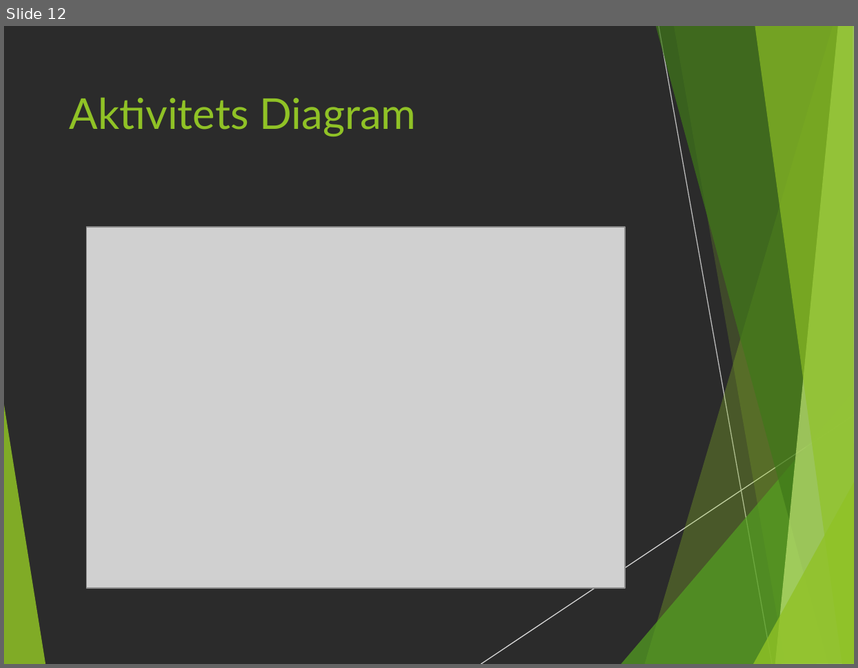
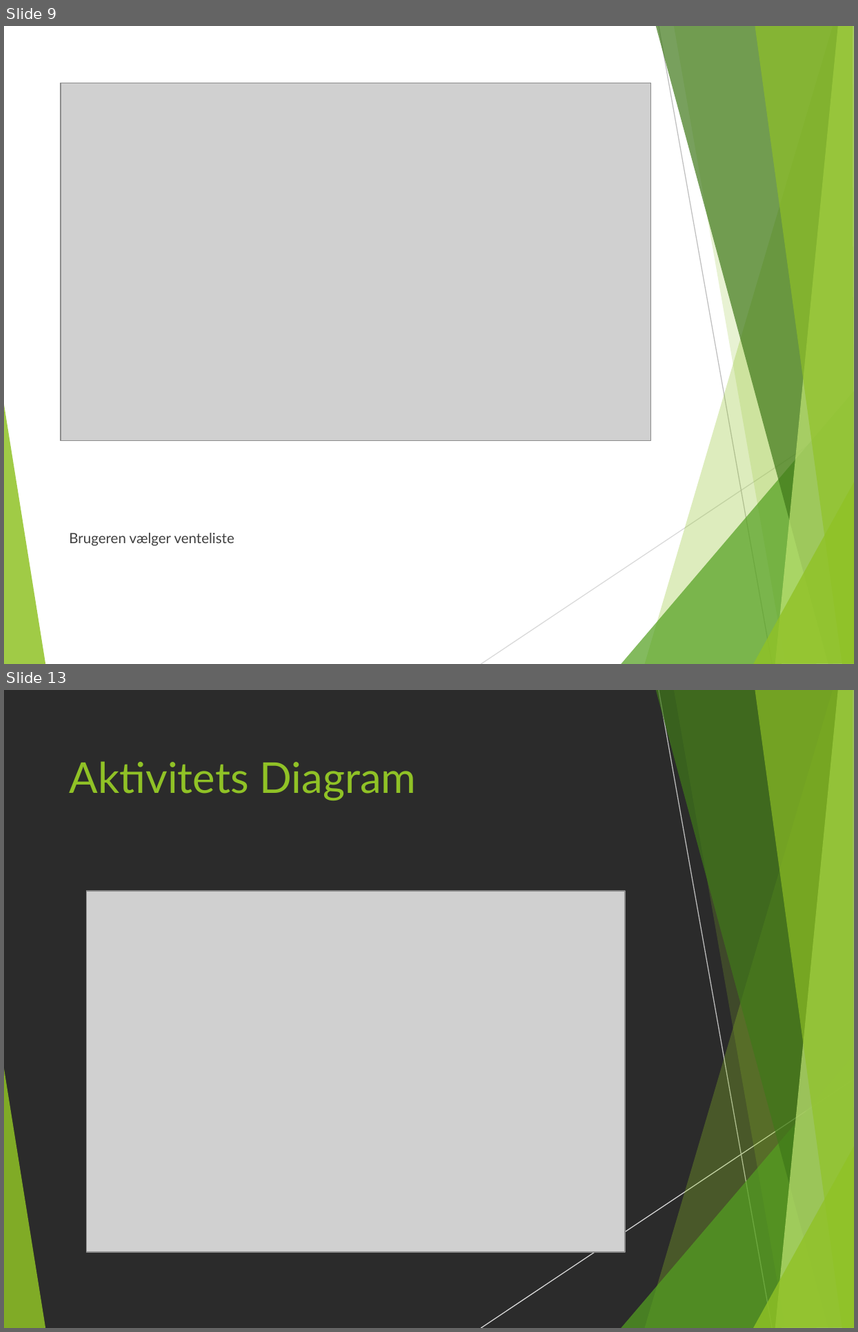
Before and after one commit to anderslatif/RoskildeFrieBornehave, a slide deck: Dias.pptx. Shown one above the other, each under a label of ours: slide 12 before the commit, slides 9 and 13 after it; the slides between them are not shown. The pictures are 858x668 and 858x1332 pixels, drawn with LibreOffice and Linux fonts; fonts in the diff are those of the drawing; grey boxes stand for pictures; background and template pictures are left out; a plain dark background stands for a picture behind light text. Boxes give left, top, right and bottom in pixels: in the first picture for what was removed or moved away, otherwise in the second. Text is boxed around its words. In the diff, an @@ line names an element or a change of style, - is before the commit and + after.

```diff
--- a/Dias.pptx
+++ b/Dias.pptx
@@ slide 9 added at box(4, 26, 854, 664), background picture (left out); not listed: 10 template elements that a slide beside it also shows @@
@@ picture added at box(61, 83, 651, 440) @@
@@ text added at box(69, 532, 234, 546), 12 pt, text #404040 @@
+Brugeren vælger venteliste
@@ what was slide 12 is now slide 13 @@
```
Also in this commit, not shown: 5 slides changed, 6 other slides added, 6 slides removed.
